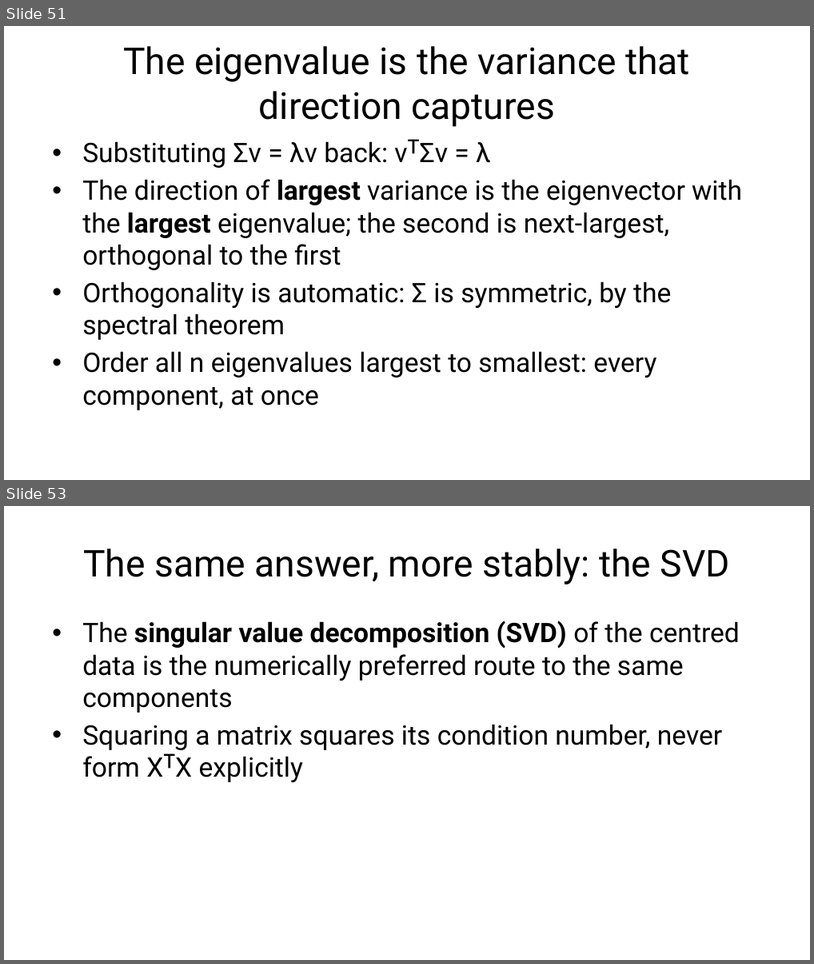
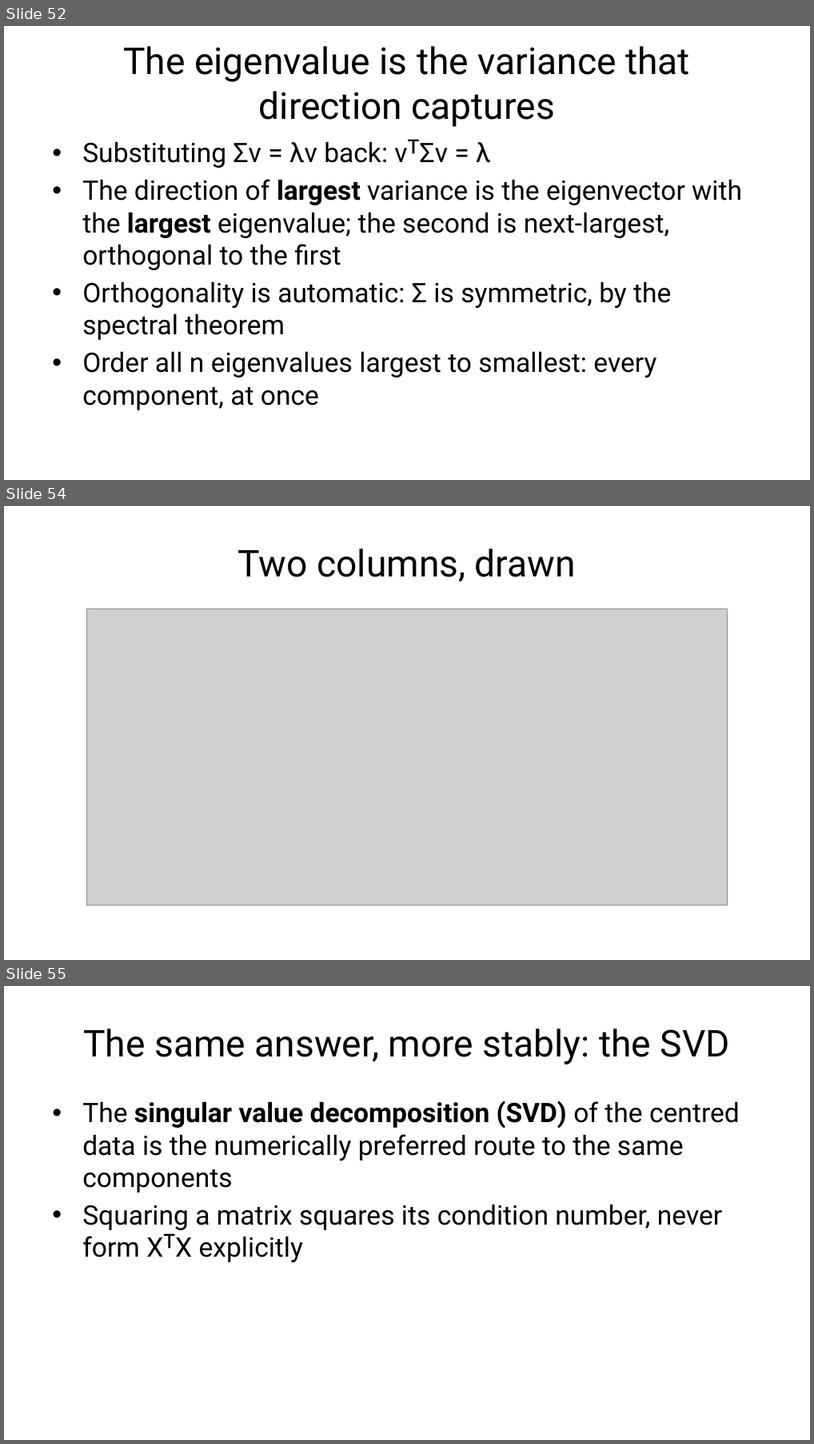
Before and after one commit to fabioantonini/technologies-for-artificial-intelligence, a slide deck: Lessons/08_unsupervised_learning/Slides/unsupervised_learning_slides.pptx. Shown one above the other, each under a label of ours: slides 51 and 53 before the commit, slides 52, 54 and 55 after it; the slides between them are not shown. The pictures are 814x964 and 814x1444 pixels, drawn with LibreOffice and Linux fonts; fonts in the diff are those of the drawing; grey boxes stand for pictures; background and template pictures are left out. Boxes give left, top, right and bottom in pixels: in the first picture for what was removed or moved away, otherwise in the second. Text is boxed around its words. In the diff, an @@ line names an element or a change of style, - is before the commit and + after.

```diff
--- a/Lessons/08_unsupervised_learning/Slides/unsupervised_learning_slides.pptx
+++ b/Lessons/08_unsupervised_learning/Slides/unsupervised_learning_slides.pptx
@@ slide 54 added at [4, 506, 810, 960], background #FFFFFF @@
@@ title added at [238, 548, 576, 582], 33 pt, text #1A1A1A @@
+Two columns, drawn
@@ picture added at [86, 609, 728, 905] @@
@@ what was slide 51 is now slide 52 @@
@@ what was slide 53 is now slide 55 @@
```
Also in this commit, not shown: 4 slides changed, 1 other slide added, 11 other files.
